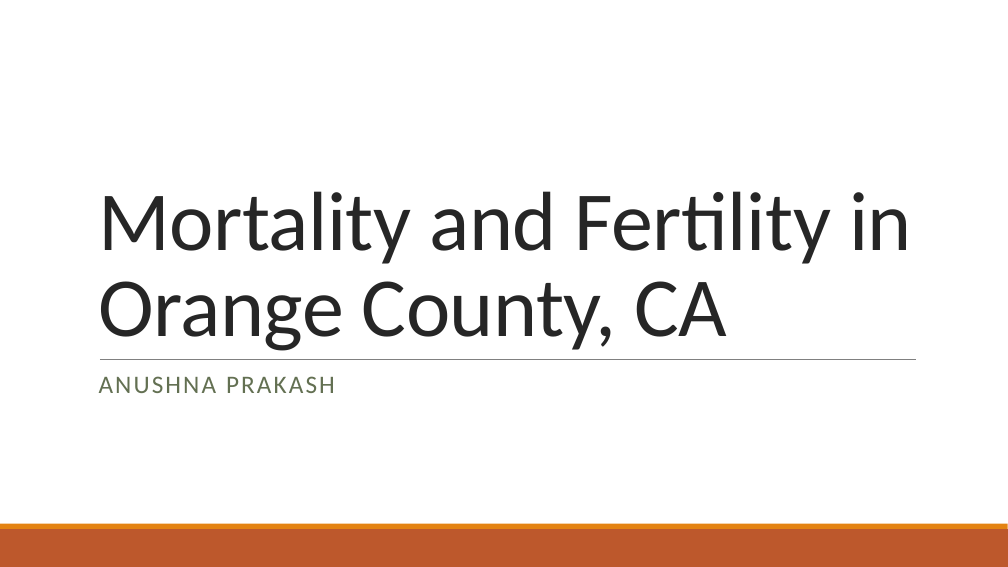
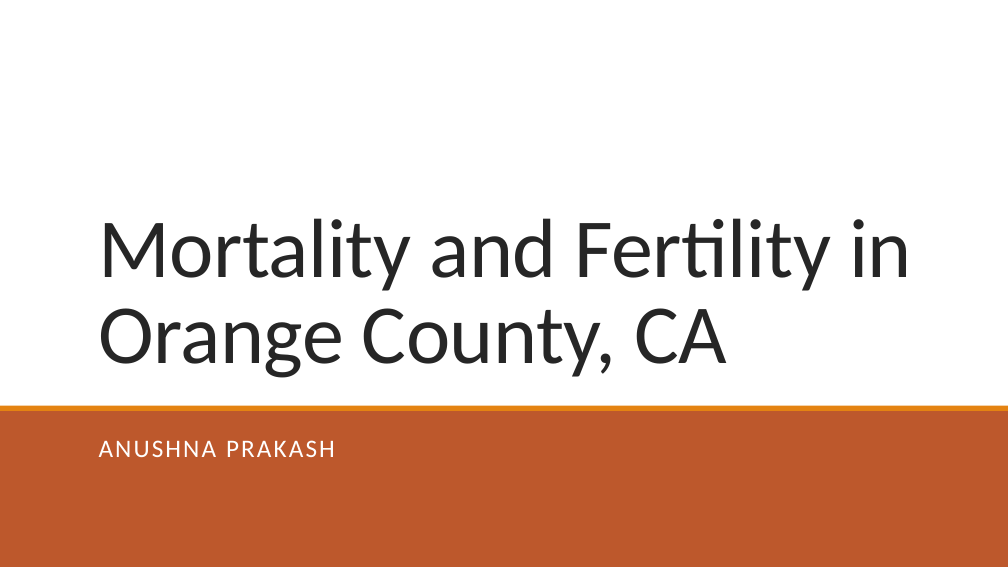
Before and after one commit to anushnap/data512-project, a slide deck: slide 1 of submissions/oc_county_mortality_fertility.pptx. Drawn at 1008x567 pixels with LibreOffice and Linux fonts; fonts in the diff are those of the drawing. Boxes give left, top, right and bottom in pixels: in the first picture for what was removed or moved away, otherwise in the second. Text is boxed around its words. In the diff, an @@ line names an element or a change of style, - is before the commit and + after.

```diff
--- a/submissions/oc_county_mortality_fertility.pptx
+++ b/submissions/oc_county_mortality_fertility.pptx
@@ rectangle added at [0, 0, 1008, 567], fill #FFFFFF @@
@@ title "Mortality and Fertility in Orange ...": place and size @@
-title "Mortality and Fertility in Orange ..." at [98, 191, 912, 351]
+title "Mortality and Fertility in Orange ..." at [98, 218, 912, 378]
@@ line removed from (100, 359) to (917, 359) @@
@@ rectangle added at [0, 410, 1008, 567], fill #BD582C @@
@@ rectangle added at [0, 406, 1008, 411], fill #E48312 @@
@@ subtitle "ANUSHNA PRAKASH": place and size @@
-subtitle "ANUSHNA PRAKASH" at [99, 376, 335, 393]
+subtitle "ANUSHNA PRAKASH" at [99, 440, 335, 457]
@@ subtitle "ANUSHNA PRAKASH" at [99, 440, 335, 457]: text colour #637052 to #FFFFFF @@
```
Also in this commit, not shown: 2 other slides changed, 9 slides added, 8 slides removed.
